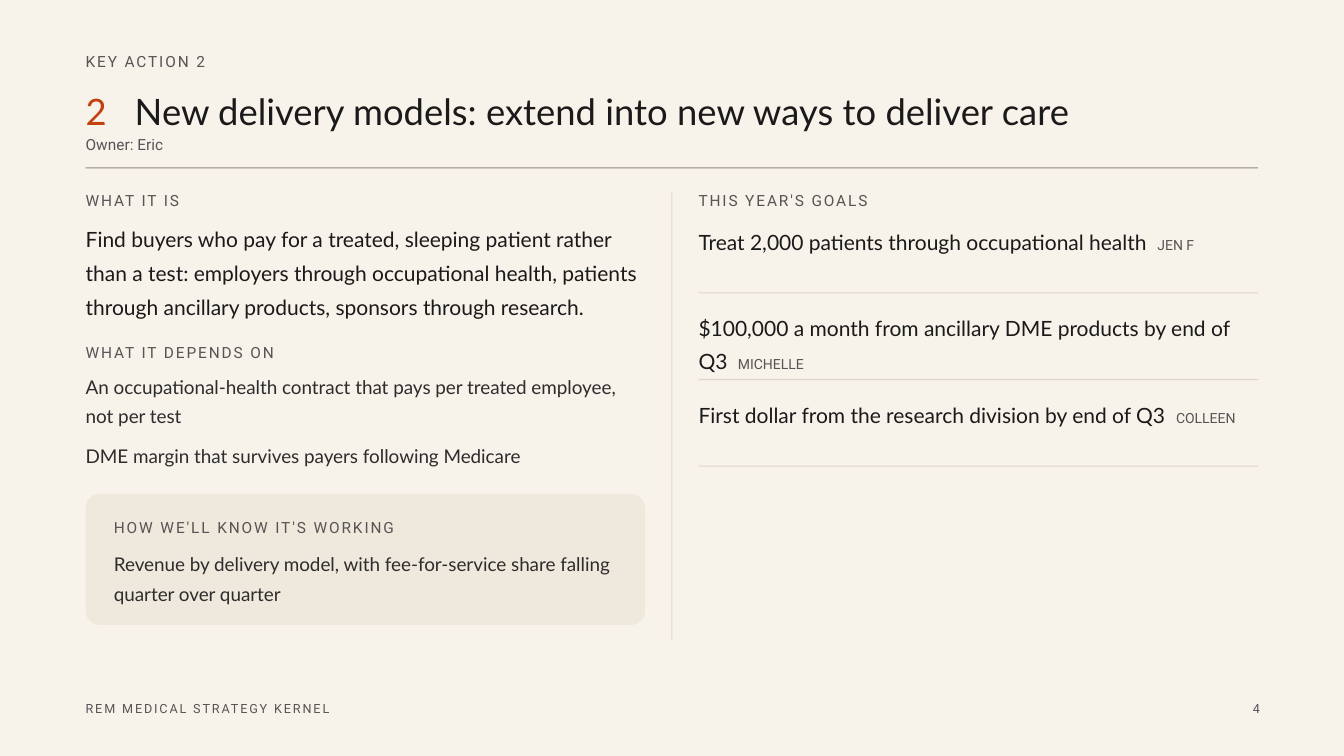
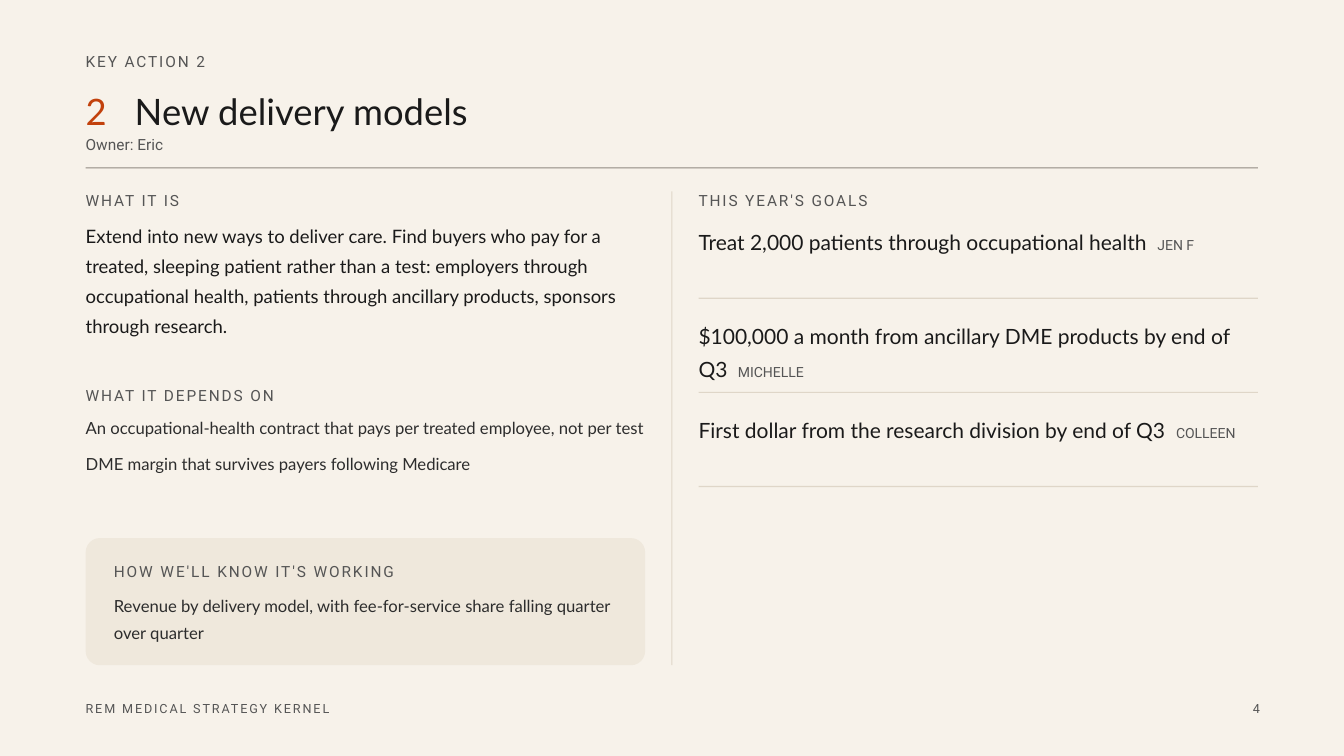
Before and after one commit to bigchewy/aligned_cc_skills, a slide deck: slide 4 of frameworks/kernel-of-good-strategy/example-strategy-kernel.pptx. Drawn at 1344x756 pixels with LibreOffice and Linux fonts; fonts in the diff are those of the drawing. Boxes give left, top, right and bottom in pixels: in the first picture for what was removed or moved away, otherwise in the second. Text is boxed around its words. In the diff, an @@ line names an element or a change of style, - is before the commit and + after.

```diff
--- a/frameworks/kernel-of-good-strategy/example-strategy-kernel.pptx
+++ b/frameworks/kernel-of-good-strategy/example-strategy-kernel.pptx
@@ text at box(86, 98, 468, 132): text changed @@
-2 New delivery models: extend into new ways to deliver care
+2 New delivery models
@@ rectangle: place and size @@
-rectangle at box(671, 192, 673, 640)
+rectangle at box(671, 192, 673, 665)
@@ text at box(86, 229, 616, 337): text changed; size 15 to 13.2 pt @@
-Find buyers who pay for a treated, sleeping patient rather than a test: employers through occupational health, patients through ancillary products, sponsors through research.
+Extend into new ways to deliver care. Find buyers who pay for a treated, sleeping patient rather than a test: employers through occupational health, patients through ancillary products, sponsors through research.
@@ rectangle: place and size @@
-rectangle at box(699, 292, 1258, 293)
+rectangle at box(699, 297, 1258, 298)
@@ text "$100,000 a month from ancillary ...": place and size @@
-text "$100,000 a month from ancillary ..." at box(699, 319, 1230, 372)
+text "$100,000 a month from ancillary ..." at box(699, 327, 1230, 380)
@@ text "An occupational-health contract that pays ...": place and size @@
-text "An occupational-health contract that pays ..." at box(86, 380, 615, 467)
+text "An occupational-health contract that pays ..." at box(86, 421, 644, 473)
@@ text "An occupational-health contract that pays ..." at box(86, 421, 644, 473): size 13.5 to 11.9 pt @@
@@ text "First dollar from the research ...": place and size @@
-text "First dollar from the research ..." at box(699, 407, 1236, 427)
+text "First dollar from the research ..." at box(699, 422, 1236, 442)
@@ rectangle: place and size @@
-rectangle at box(699, 379, 1258, 380)
+rectangle at box(699, 392, 1258, 393)
@@ rectangle: place and size @@
-rectangle at box(699, 466, 1258, 467)
+rectangle at box(699, 486, 1258, 487)
@@ rounded rectangle: place and size @@
-rounded rectangle at box(86, 494, 645, 625)
+rounded rectangle at box(86, 538, 645, 665)
@@ rounded rectangle at box(86, 538, 645, 665): proportions changed @@
@@ text "Revenue by delivery model, with ..." at box(114, 599, 611, 642): size 13.5 to 11.9 pt @@
@@ 3 texts: place and size @@
-3 texts at box(86, 343, 645, 605)
+3 texts at box(86, 386, 645, 642)
```
Also in this commit, not shown: 6 other slides changed, 7 other files.
